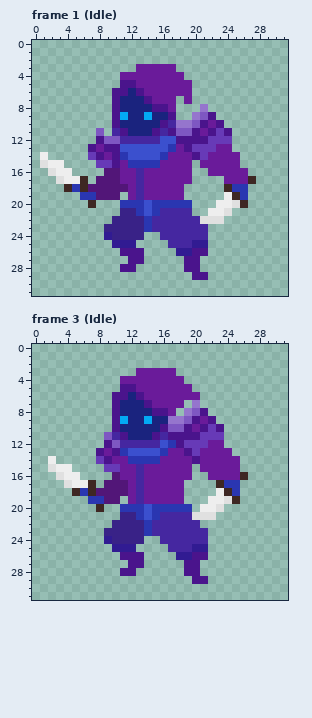
File history of a pixel-art file, Assets/Sprites/Asperite files/NewPurpleGuy.aseprite. The first picture shows the starting point.
32x32 pixels, 20 frames. Shown: frame 1 (Idle), frame 3 (Idle). The commit also changed other frames, which this record leaves out.
The result:
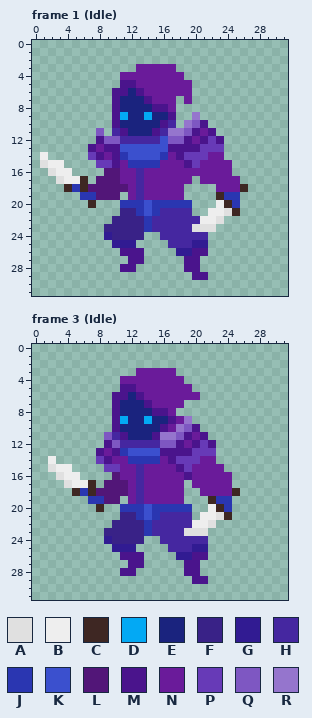
Palette (. is transparent): A #e0e0e0  B #eeeeee  C #3e2723  D #03a9f4  E #1a237e  F #392287  G #311b92  H #4527a0  J #2a36b1  K #3b50ce  L #521678  M #4a148c  N #6a1b9a  P #673ab7  Q #7e57c2  R #9575cd
Diff:
{"where": "frame 1 (Idle)"}
{"frame":1,"y":8,"x":21,"old":"R","new":"."}
{"frame":1,"y":9,"x":21,"old":"QM","new":".."}
{"frame":1,"y":10,"x":18,"old":"R","new":"."}
{"frame":1,"y":10,"x":22,"old":"NM","new":".."}
{"frame":1,"y":11,"x":17,"old":"MQ","new":"RR"}
{"frame":1,"y":11,"x":23,"old":"PM","new":".."}
{"frame":1,"y":12,"x":17,"old":"KM","new":"QQ"}
{"frame":1,"y":12,"x":20,"old":"M","new":"N"}
{"frame":1,"y":12,"x":23,"old":"PP","new":"M."}
{"frame":1,"y":13,"x":17,"old":"JN","new":"MM"}
{"frame":1,"y":13,"x":20,"old":"P","new":"M"}
{"frame":1,"y":13,"x":23,"old":"NN","new":"P."}
{"frame":1,"y":14,"x":18,"old":"NNM","new":"MPP"}
{"frame":1,"y":14,"x":24,"old":"NN","new":".."}
{"frame":1,"y":15,"x":19,"old":"N.","new":"MP"}
{"frame":1,"y":15,"x":25,"old":"N","new":"."}
{"frame":1,"y":16,"x":20,"old":"..","new":"NN"}
{"frame":1,"y":16,"x":25,"old":"NN","new":".."}
{"frame":1,"y":17,"x":21,"old":"...","new":"NNN"}
{"frame":1,"y":17,"x":26,"old":"NC","new":".."}
{"frame":1,"y":18,"x":23,"old":".CJJ","new":"NNNC"}
{"frame":1,"y":19,"x":23,"old":".BCJ","new":"CJJ."}
{"frame":1,"y":20,"x":24,"old":"BAC","new":"CJ."}
{"frame":1,"y":21,"x":25,"old":".","new":"C"}
{"frame":1,"y":22,"x":21,"old":"AA","new":"BB"}
{"frame":1,"y":23,"x":20,"old":"HH.","new":"AAA"}
{"where": "frame 3 (Idle)"}
{"frame":3,"y":7,"x":20,"old":"R","new":"."}
{"frame":3,"y":8,"x":19,"old":"RQM","new":"..."}
{"frame":3,"y":9,"x":17,"old":"RRQMNM","new":"MNR..."}
{"frame":3,"y":10,"x":17,"old":"QQMNMPM","new":"NRQM..."}
{"frame":3,"y":11,"x":16,"old":"HMM","new":"RRQ"}
{"frame":3,"y":11,"x":20,"old":"MPPP","new":"NM.."}
{"frame":3,"y":12,"x":16,"old":"KJ","new":"QQ"}
{"frame":3,"y":12,"x":19,"old":"PP","new":"NM"}
{"frame":3,"y":12,"x":22,"old":"NN","new":"M."}
{"frame":3,"y":13,"x":16,"old":"JNN","new":"MMM"}
{"frame":3,"y":13,"x":21,"old":"NNNN","new":"PP.."}
{"frame":3,"y":14,"x":17,"old":"NNNM","new":"MPPP"}
{"frame":3,"y":14,"x":23,"old":"NNN","new":"..."}
{"frame":3,"y":15,"x":18,"old":"NN.","new":"MPN"}
{"frame":3,"y":15,"x":24,"old":"NN","new":".."}
{"frame":3,"y":16,"x":19,"old":"N..","new":"MNN"}
{"frame":3,"y":16,"x":25,"old":"NC","new":".."}
{"frame":3,"y":17,"x":20,"old":"...CJJ","new":"NNNNN."}
{"frame":3,"y":18,"x":21,"old":"..BCJ","new":"NNNNC"}
{"frame":3,"y":19,"x":22,"old":"BBAC","new":"CJJ."}
{"frame":3,"y":20,"x":21,"old":"B","new":"."}
{"frame":3,"y":20,"x":23,"old":"A.","new":"CJ"}
{"frame":3,"y":21,"x":20,"old":"AAA..","new":".BBAC"}
{"frame":3,"y":22,"x":20,"old":"H..","new":"BBA"}
{"frame":3,"y":23,"x":19,"old":"HHH","new":"AAA"}
